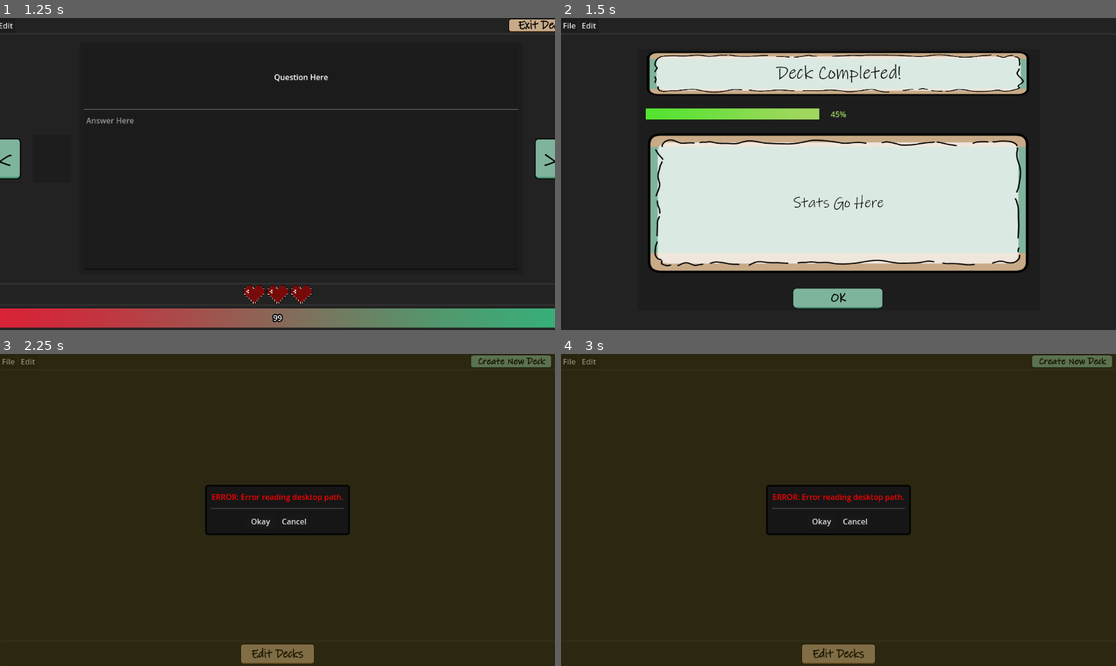
Above: before the commit, frames 1-4 (two rows, left to right).
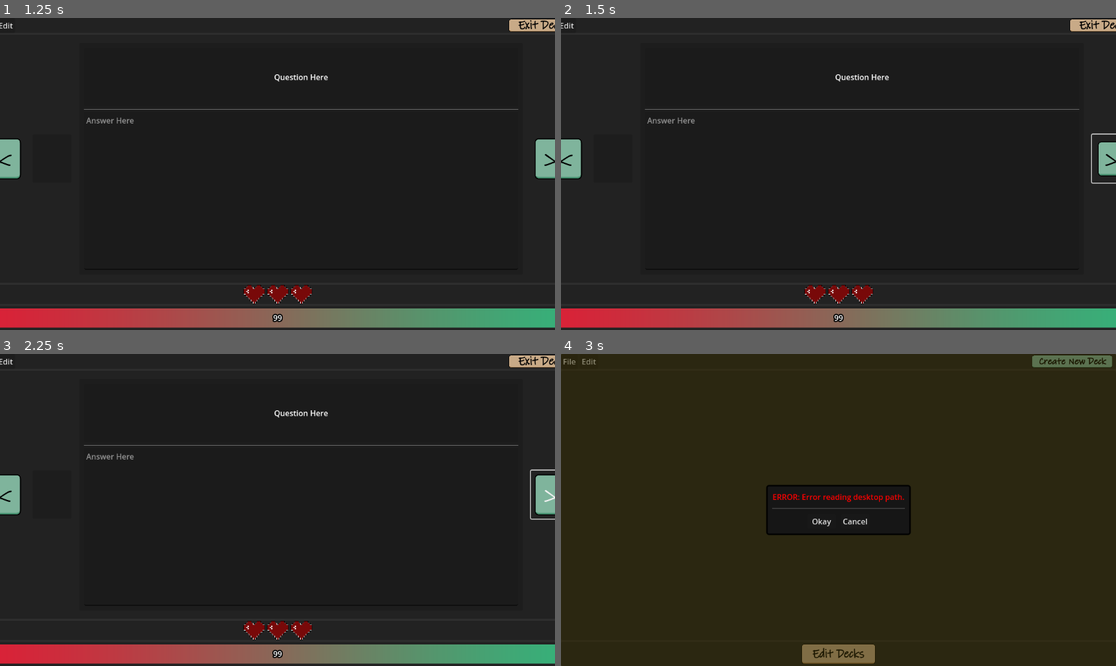
Above: after the commit, the same moments.

Repository: J-Four/Team-9-OOSE
Game: Godot game, scene res://Scenes/playDeck.tscn
The game is run twice, just before and just after one commit, with the same random seed, the same clock (stepped at 60 frames per second) and the same inputs. This scene is started directly instead of the project's main scene.
Inputs (mouse positions are in pixels of both pictures, inside the frame that each line leads up to):
- Up to frame 1 (1.25 s): click (299, 189) at 0.52 s; type "Alex" at 0.6 s
- Up to frame 2 (1.5 s): click ">" at 1.25 s
- Up to frame 3 (2.25 s): click (277, 634) at 2 s, where only the run before the commit has a clickable "OK"
- Up to frame 4 (3 s): click (1071, 360) at 2.75 s, where only the run before the commit has a clickable "Create New Deck"

Frame 1 is identical in both runs. In frame 2, 49% of the frame differs, in the area x 0-100%, y 0-100%; in frame 3, 9.6%; in frame 4, nothing differs.
Error after the commit: Invalid access to property or key 'Cards' on a base object of type 'Dictionary'. (res://scripts/playScreen.gd:83)

Commit message:
study mode verifies with case sensitivity, but not space sens

Diff:
--- a/testinggodot/scripts/Global.gd
+++ b/testinggodot/scripts/Global.gd
@@ -3,3 +3,4 @@
 
 var ChosenDeck : String
 var XP : int
+var skips : int = 3
--- a/testinggodot/scripts/playScreen.gd
+++ b/testinggodot/scripts/playScreen.gd
@@ -16,10 +16,9 @@
 
 # Called when the node enters the scene tree for the first time.
 func _ready() -> void:
-	#ChoseDeck.connect("ChosenDeck", _open_deck)
 	TimerBar.value = 100
 	_open_deck(Global.ChosenDeck)
-	#QLabel.text = "testing this func"
+
 
 
 
@@ -76,16 +75,33 @@
 
 	NextArrow.visible = true
 	QLabel.text = str(currentDeck["Cards"][currentCard-1]["Question"]) #filling in question text
+	ATextEdit.clear()
 
 
+func _verify_answer() -> bool:
+	var trueDict : Dictionary = {"Case sensitive":true}
+	if (currentDeck["Cards"][currentCard-1]["Case sensitive"] == trueDict["Case sensitive"] ):
+		if (str(currentDeck["Cards"][currentCard-1]["Answer"]).nocasecmp_to(ATextEdit.text) == 0):
+			return true
+		else:
+			return false
+	else:
+		if (str(currentDeck["Cards"][currentCard-1]["Answer"]).casecmp_to(ATextEdit.text) == 0):
+			return true
+		else:
+			return false
 
 
 func _on_next_arrow_pressed() -> void:
-	if (currentCard == numCards):
-		get_tree().change_scene_to_file("res://Scenes/DeckEnd.tscn")
+	if (_verify_answer()):
+		if (currentCard == numCards):
+			get_tree().change_scene_to_file("res://Scenes/DeckEnd.tscn")
+		else:
+			currentCard = currentCard + 1
+			_change_card_display(currentCard)
 	else:
-		currentCard = currentCard + 1
-		_change_card_display(currentCard)
+			return
+
 
 
 func _on_prev_arrow_pressed() -> void:
